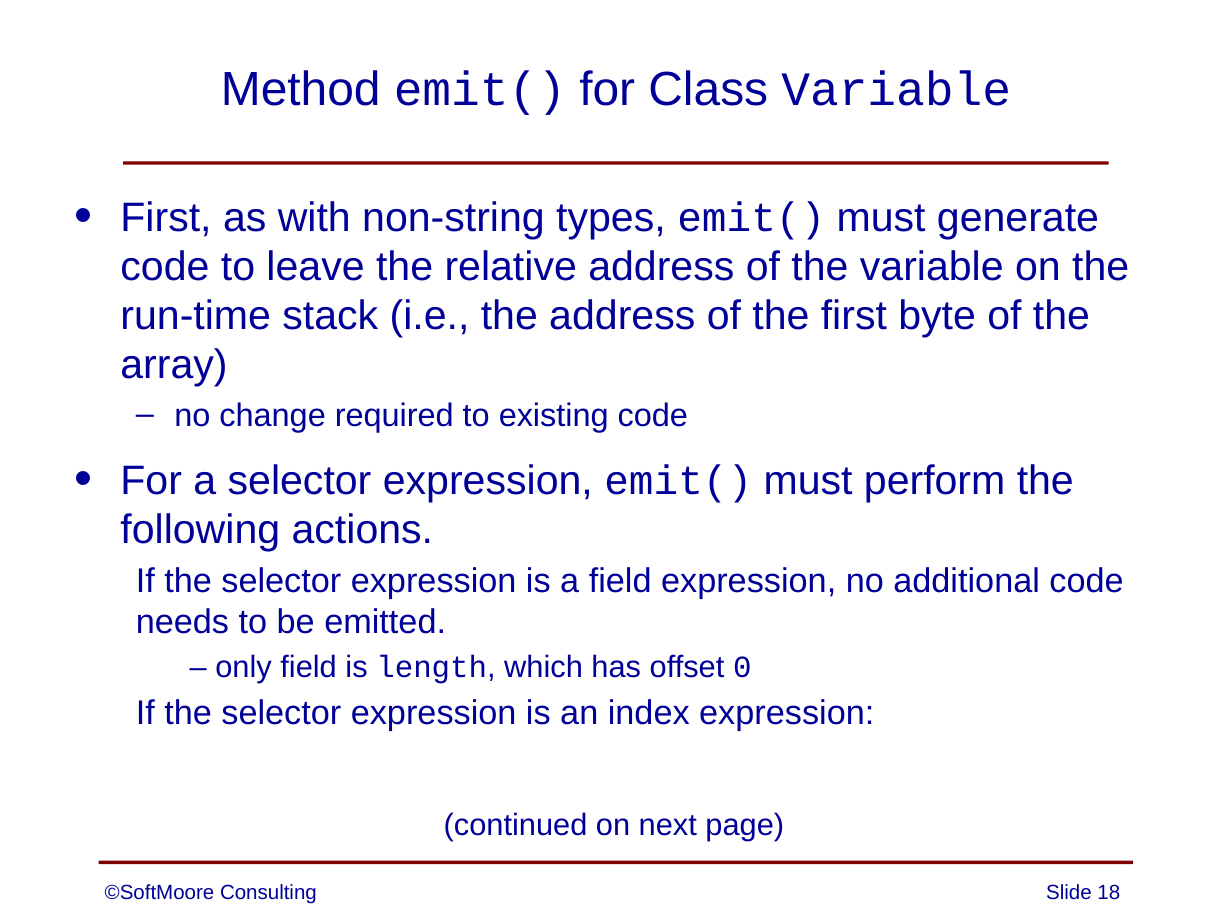
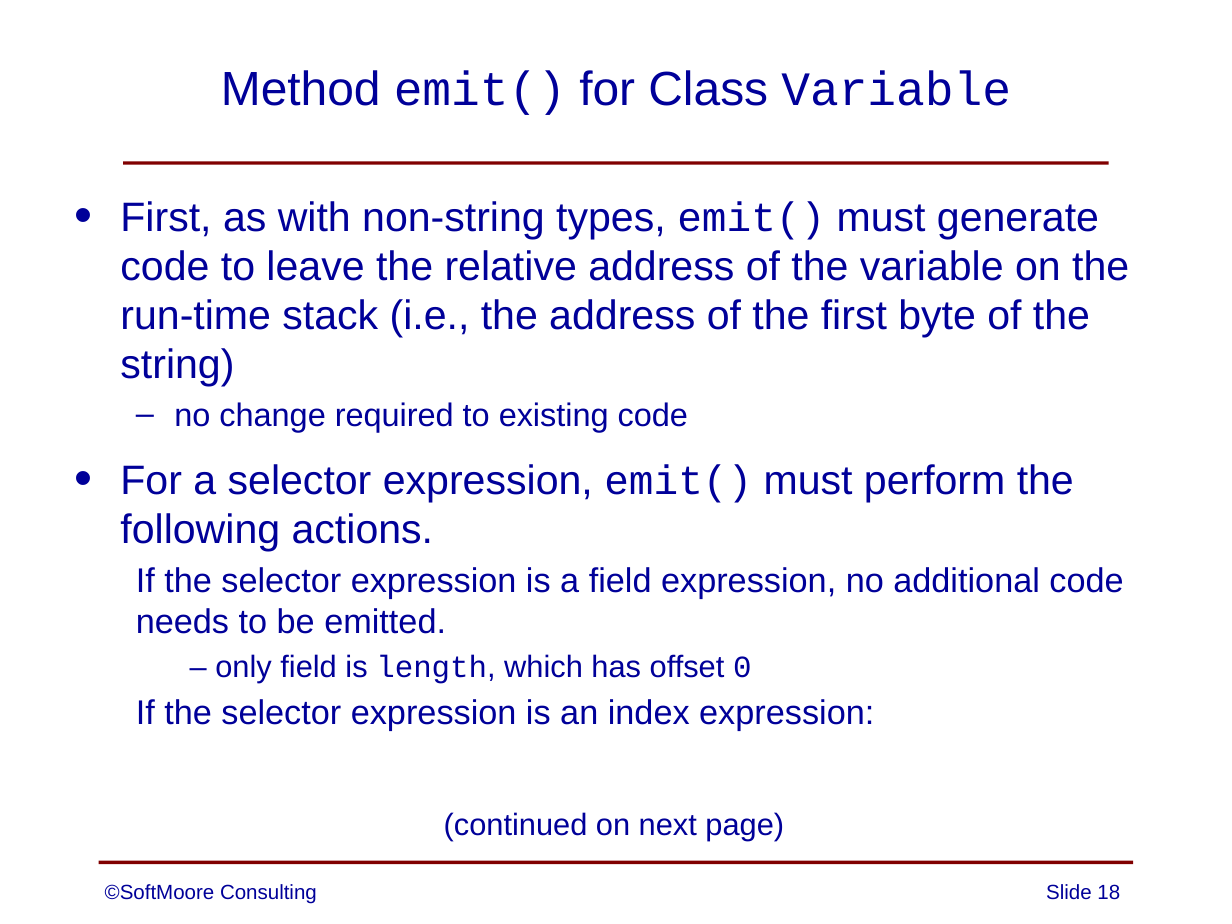
Before and after one commit to SoftMoore/CPRL-Java-3rd, a slide deck: slide 18 of PowerPoints/15 - Strings.pptx. Drawn at 1232x924 pixels with LibreOffice and Linux fonts; fonts in the diff are those of the drawing. Boxes give left, top, right and bottom in pixels: in the first picture for what was removed or moved away, otherwise in the second. Text is boxed around its words. In the diff, an @@ line names an element or a change of style, - is before the commit and + after.

Commit message:
minor updates to slides on Strings

```diff
--- a/PowerPoints/15 - Strings.pptx
+++ b/PowerPoints/15 - Strings.pptx
@@ text at box(120, 201, 1129, 387): text changed @@
-• First, as with non-string types, emit() must generate code to leave the relative address of the variable on the run-time stack (i.e., the address of the first byte of the array)
+• First, as with non-string types, emit() must generate code to leave the relative address of the variable on the run-time stack (i.e., the address of the first byte of the string)
```
